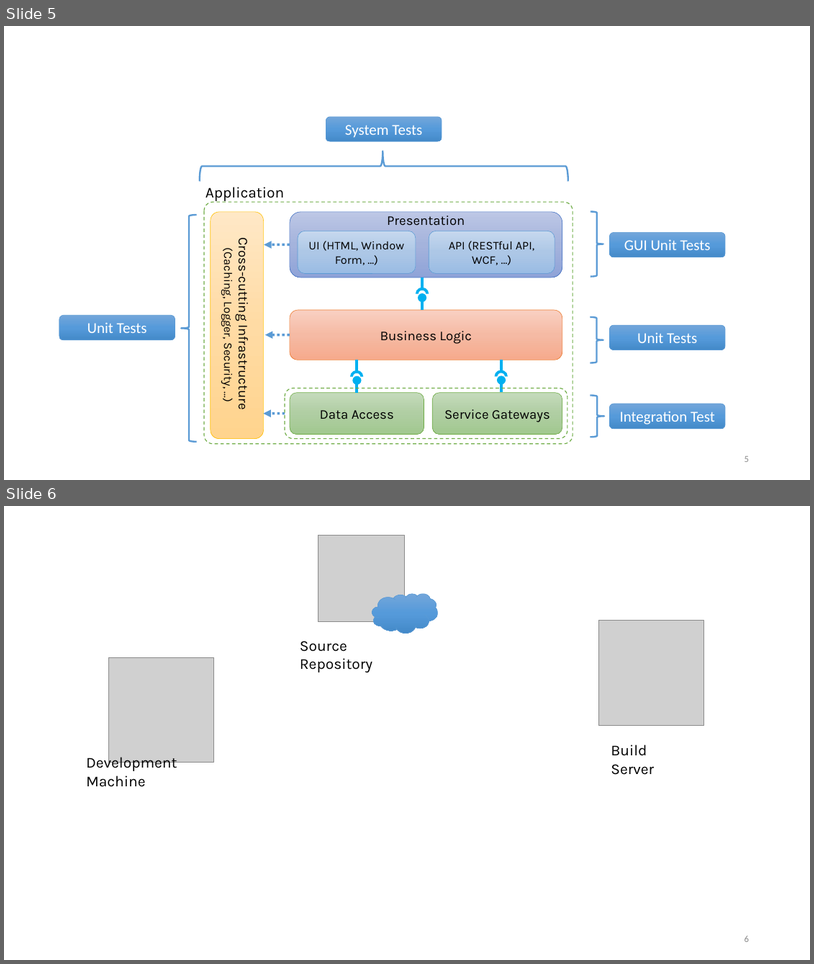
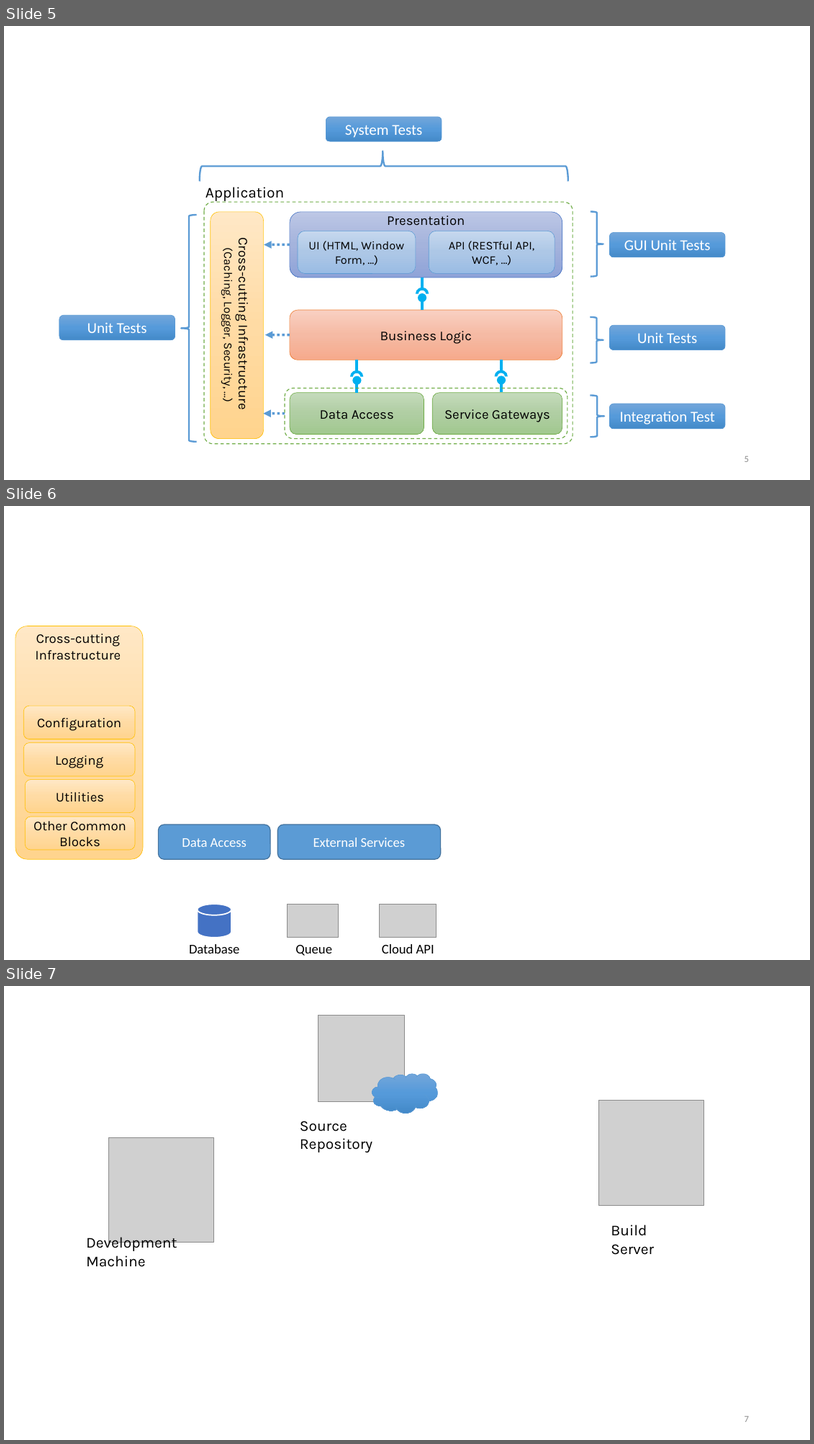
Before and after one commit to liepnguyen/Planru, a slide deck: Documents/Lessons Learned From Agile Quality Assurance In Scrum.pptx. Shown one above the other, each under a label of ours: slides 5 and 6 before the commit, slides 5, 6 and 7 after it. The pictures are 814x964 and 814x1444 pixels, drawn with LibreOffice and Linux fonts; fonts in the diff are those of the drawing; grey boxes stand for pictures. Boxes give left, top, right and bottom in pixels: in the first picture for what was removed or moved away, otherwise in the second. Text is boxed around its words. In the diff, an @@ line names an element or a change of style, - is before the commit and + after.

Commit message:
edited document files.

```diff
--- a/Documents/Lessons Learned From Agile Quality Assurance In Scrum.pptx
+++ b/Documents/Lessons Learned From Agile Quality Assurance In Scrum.pptx
@@ slide 6 added at (4, 506, 810, 960), background #FFFFFF @@
@@ group added at (16, 626, 143, 859): 5 rounded rectangles, 1 text @@
+Cross-cutting Infrastructure
+Logging
+Utilities
+Configuration
+Other Common Blocks
@@ rounded rectangle added at (158, 824, 270, 859), fill #5B9BD5, outline #43739E 1 pt, 16 pt, text #FFFFFF @@
+Data Access
@@ rounded rectangle added at (278, 824, 441, 859), fill #5B9BD5, outline #43739E 1 pt, 16 pt, text #FFFFFF @@
+External Services
@@ cylinder added at (198, 903, 232, 937), fill #4472C4, outline #FFFFFF 1.5 pt @@
@@ picture added at (287, 903, 339, 937) @@
@@ picture added at (380, 903, 437, 937) @@
@@ text added at (189, 944, 239, 953), 16 pt, text #000000 @@
+Database
@@ text added at (296, 944, 332, 955), 16 pt, text #000000 @@
+Queue
@@ text added at (382, 944, 435, 953), 16 pt, text #000000 @@
+Cloud API
@@ what was slide 6 is now slide 7 @@
@@ page number at (745, 1416, 749, 1422): text changed @@
-6
+7
```
